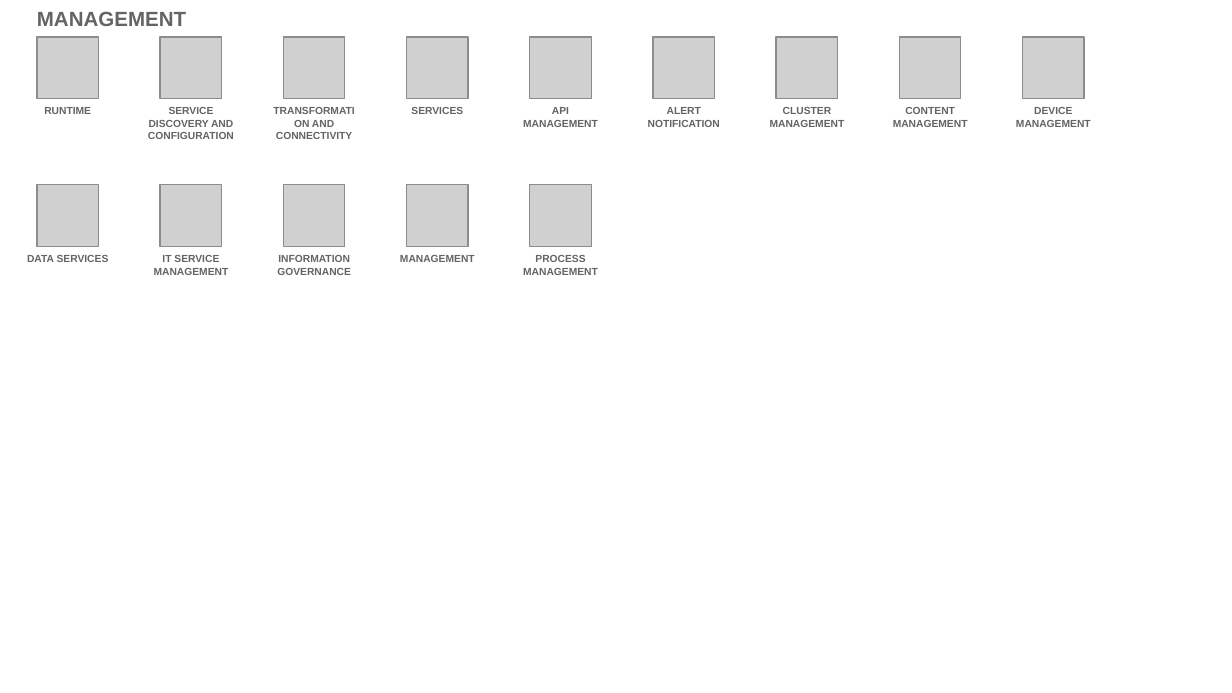
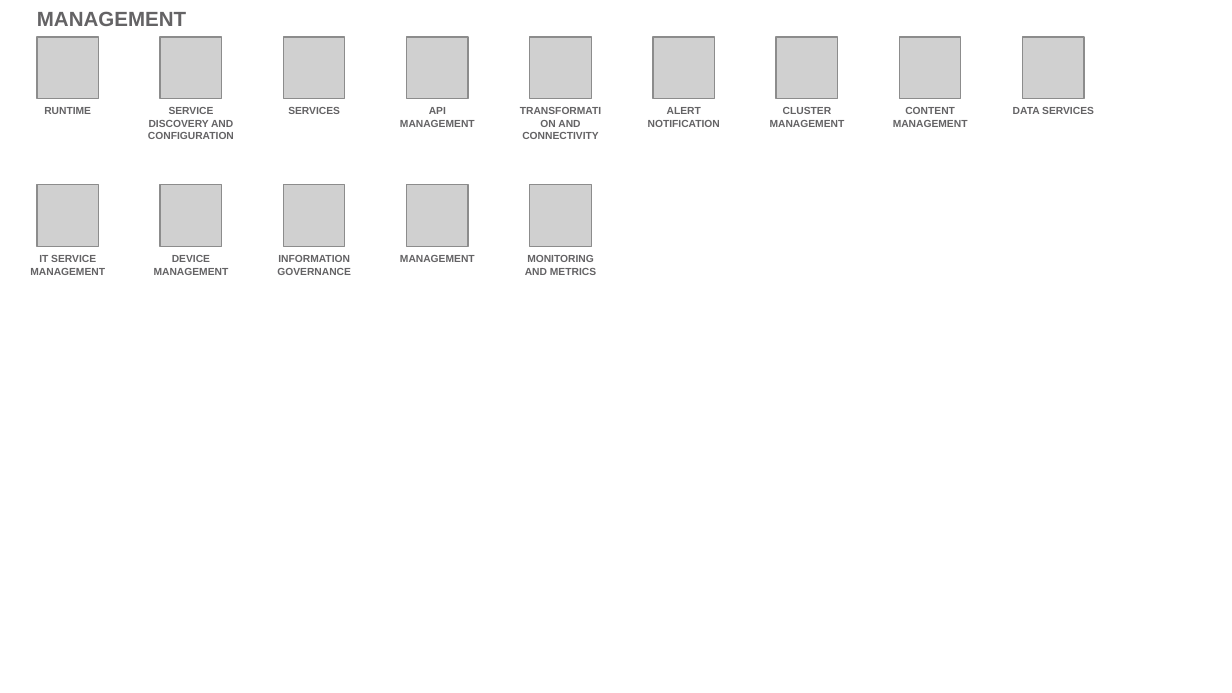
Before and after one commit to l2fprod/myarchitecture, a slide deck: slide 19 of mycatalog-architecture-diagram-template.pptx. Drawn at 1232x693 pixels with LibreOffice and Linux fonts; fonts in the diff are those of the drawing; grey boxes stand for pictures. Boxes give left, top, right and bottom in pixels: in the first picture for what was removed or moved away, otherwise in the second. Text is boxed around its words. In the diff, an @@ line names an element or a change of style, - is before the commit and + after.

```diff
--- a/mycatalog-architecture-diagram-template.pptx
+++ b/mycatalog-architecture-diagram-template.pptx
@@ text "SERVICES": place and size @@
-text "SERVICES" at box(411, 107, 463, 114)
+text "SERVICES" at box(288, 107, 340, 114)
@@ text "API MANAGEMENT": place and size @@
-text "API MANAGEMENT" at box(523, 107, 598, 127)
+text "API MANAGEMENT" at box(400, 107, 475, 127)
@@ text "TRANSFORMATION AND CONNECTIVITY": place and size @@
-text "TRANSFORMATION AND CONNECTIVITY" at box(276, 120, 352, 139)
+text "TRANSFORMATION AND CONNECTIVITY" at box(522, 120, 598, 139)
@@ text at box(1013, 107, 1094, 114): text changed @@
-DEVICE MANAGEMENT
+DATA SERVICES
@@ text at box(30, 255, 105, 275): text changed @@
-DATA SERVICES
+IT SERVICE MANAGEMENT
@@ text at box(154, 255, 229, 275): text changed @@
-IT SERVICE MANAGEMENT
+DEVICE MANAGEMENT
@@ text at box(525, 255, 596, 275): text changed @@
-PROCESS MANAGEMENT
+MONITORING AND METRICS
```
Also in this commit, not shown: 12 other slides changed, 1 slide added, 1 slide removed.
